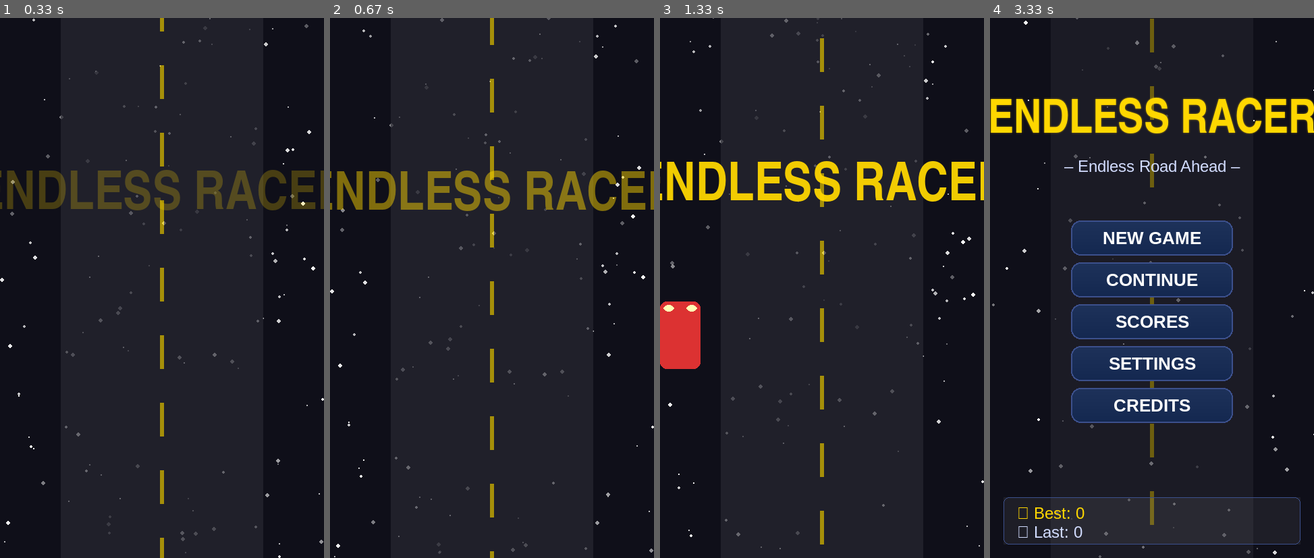
Above: before the commit, frames 1-4 (left to right).
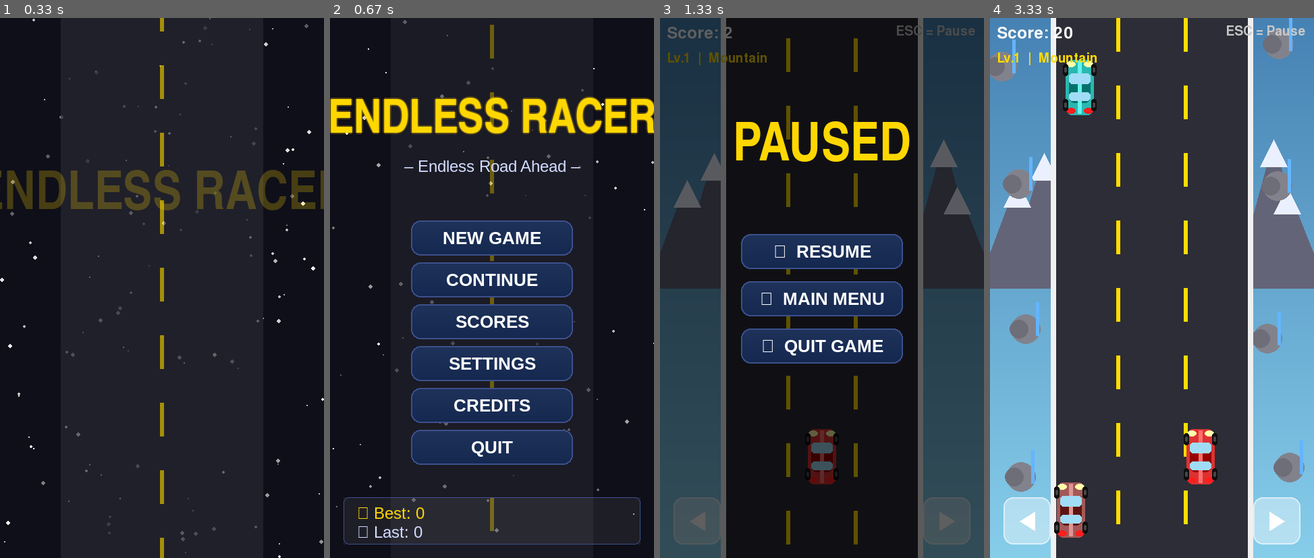
Above: after the commit, the same moments.

Repository: Manav1918/Endless-racer
Game: pygame game, started from main.py
Same seed, same stepped clock (60 frames per second), same inputs: the game is played once before the commit and once after it.
Inputs (mouse positions are in pixels of both pictures, inside the frame that each line leads up to):
- Up to frame 1 (0.33 s): no input
- Up to frame 2 (0.67 s): tap Ac Back at 0.33 s
- Up to frame 3 (1.33 s): press the mouse at (822, 277) at 0.7 s; move the mouse to (763, 363) at 0.8 s; release the mouse at (708, 444) at 0.93 s; tap Esc at 1 s
- Up to frame 4 (3.33 s): click (1152, 250) at 1.38 s, where only the run after the commit has a clickable "▶ RESUME"; hold Right 1.67-2.13 s; hold Right 2.67-3.2 s; hold Left from 3.23 s (still down)

Frame 1 is identical in both runs. In frame 2, 29% of the frame differs, in the area x 0-100%, y 0-100%; in frame 3, 52%; in frame 4, 63%.

Commit message:
UI: Add QUIT button and support for Android hardware BACK button

Diff:
--- a/states.py
+++ b/states.py
@@ -192,6 +192,7 @@
             Button(WIDTH//2, 424, 240, 52, "SCORES",    lambda: self.mgr.change_state("Scores")),
             Button(WIDTH//2, 486, 240, 52, "SETTINGS",  lambda: self.mgr.change_state("Settings")),
             Button(WIDTH//2, 548, 240, 52, "CREDITS",   lambda: self.mgr.change_state("Credits")),
+            Button(WIDTH//2, 610, 240, 52, "QUIT",      lambda: self.mgr.quit_game()),
         ]
         # Voice only on very first launch
         if first_launch:
@@ -473,6 +474,7 @@
         self.buttons = [
             Button(WIDTH//2, 320, 240, 52, "▶  RESUME",      lambda: self.mgr.change_state("Game", resume=True)),
             Button(WIDTH//2, 390, 240, 52, "🏠  MAIN MENU",  lambda: self.mgr.change_state("MainMenu")),
+            Button(WIDTH//2, 460, 240, 52, "🚪  QUIT GAME",  lambda: self.mgr.quit_game()),
         ]
         audio_manager.pause_music()
 
@@ -597,7 +599,21 @@
         self.current_name  = name
         self.current_state = self.states[name]
 
-    def handle_events(self, events):
+    def quit_game(self):
+        pygame.quit()
+        import sys
+        sys.exit()
+
+    def handle_events(self, events):
+        for e in events:
+            # Handle Android hardware back button
+            if e.type == pygame.KEYDOWN and e.key == pygame.K_AC_BACK:
+                if self.current_name == "MainMenu":
+                    self.quit_game()
+                elif self.current_name == "Game":
+                    self.change_state("Pause")
+                else:
+                    self.change_state("MainMenu")
         self.current_state.handle_events(events)
 
     def update(self):
